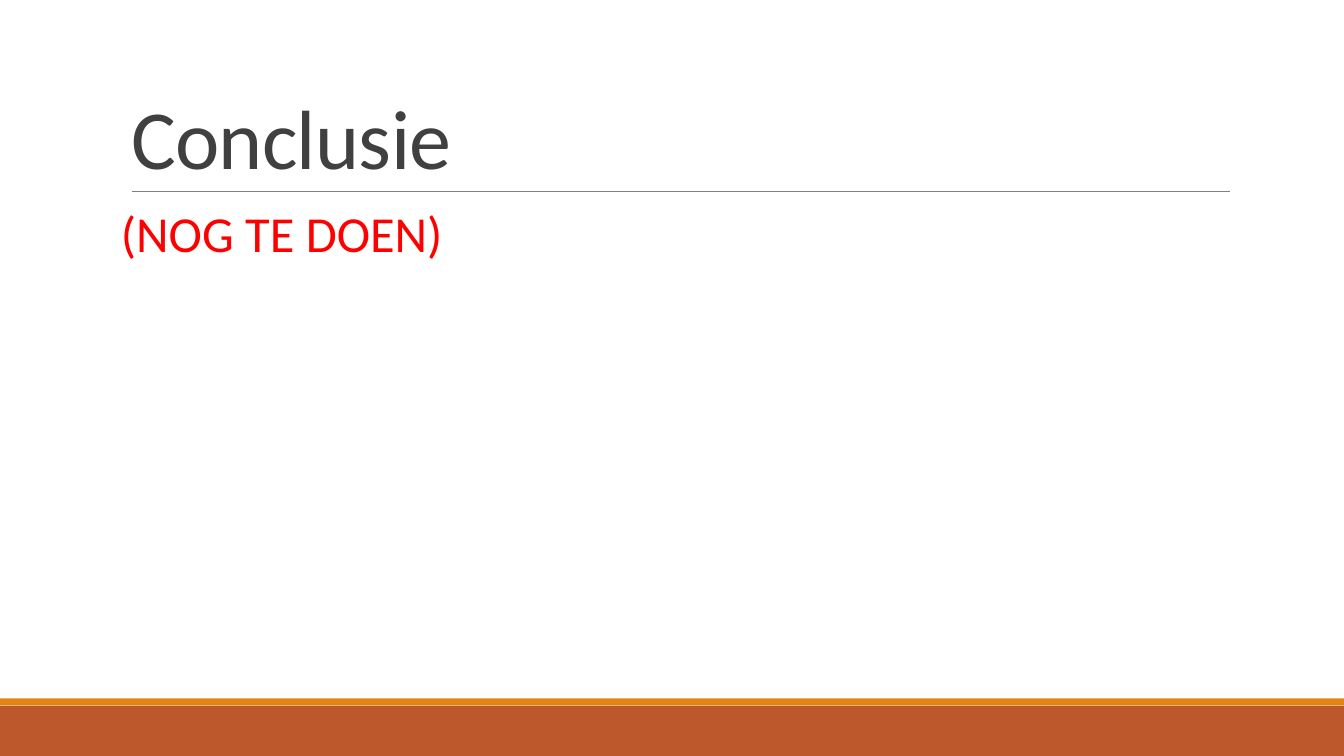
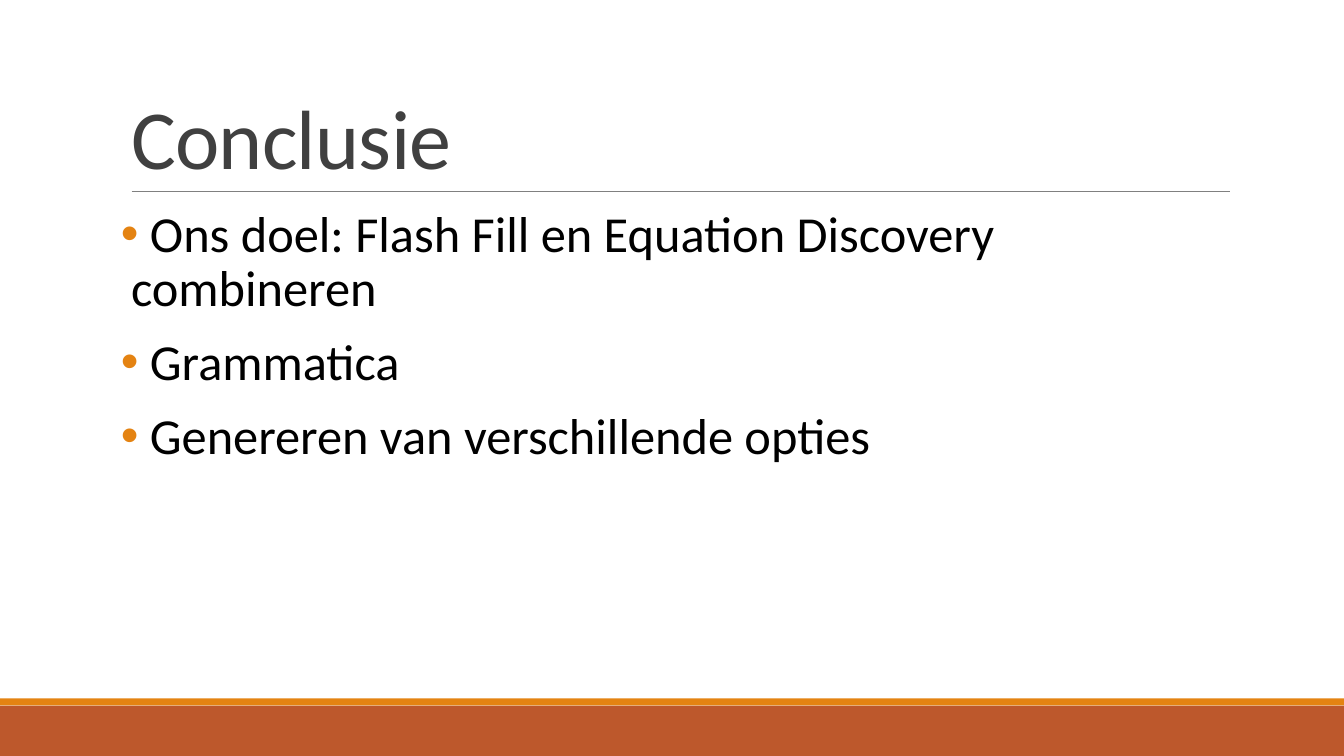
Before and after one commit to TomDeGroote/Bachelorproef, a slide deck: slide 24 of Opdracht 2/Jeroen/Literatuurstudie_Jeroen.pptx (slide 23 before the commit). Drawn at 1344x756 pixels with LibreOffice and Linux fonts; fonts in the diff are those of the drawing. Boxes give left, top, right and bottom in pixels: in the first picture for what was removed or moved away, otherwise in the second. Text is boxed around its words. In the diff, an @@ line names an element or a change of style, - is before the commit and + after.

```diff
--- a/Opdracht 2/Jeroen/Literatuurstudie_Jeroen.pptx
+++ b/Opdracht 2/Jeroen/Literatuurstudie_Jeroen.pptx
@@ text at (x1=131, y1=217, x2=994, y2=462): text changed; text colour #FF0000 to #000000 @@
-(NOG TE DOEN)
+• Ons doel: Flash Fill en Equation Discovery combineren
+• Grammatica
+• Genereren van verschillende opties
```
Also in this commit, not shown: 5 other slides changed, 3 slides added, 2 slides removed, 1 other file.
